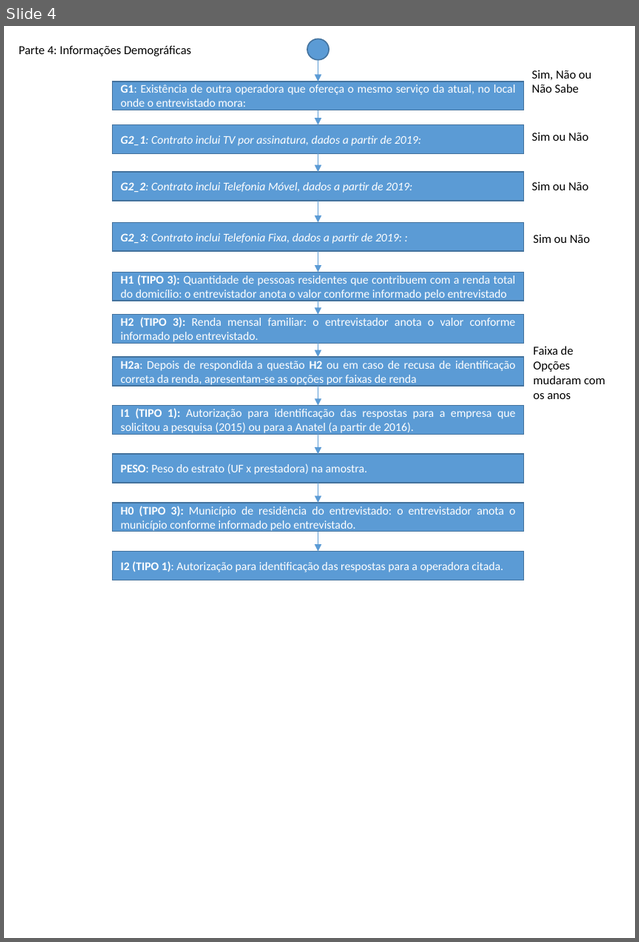
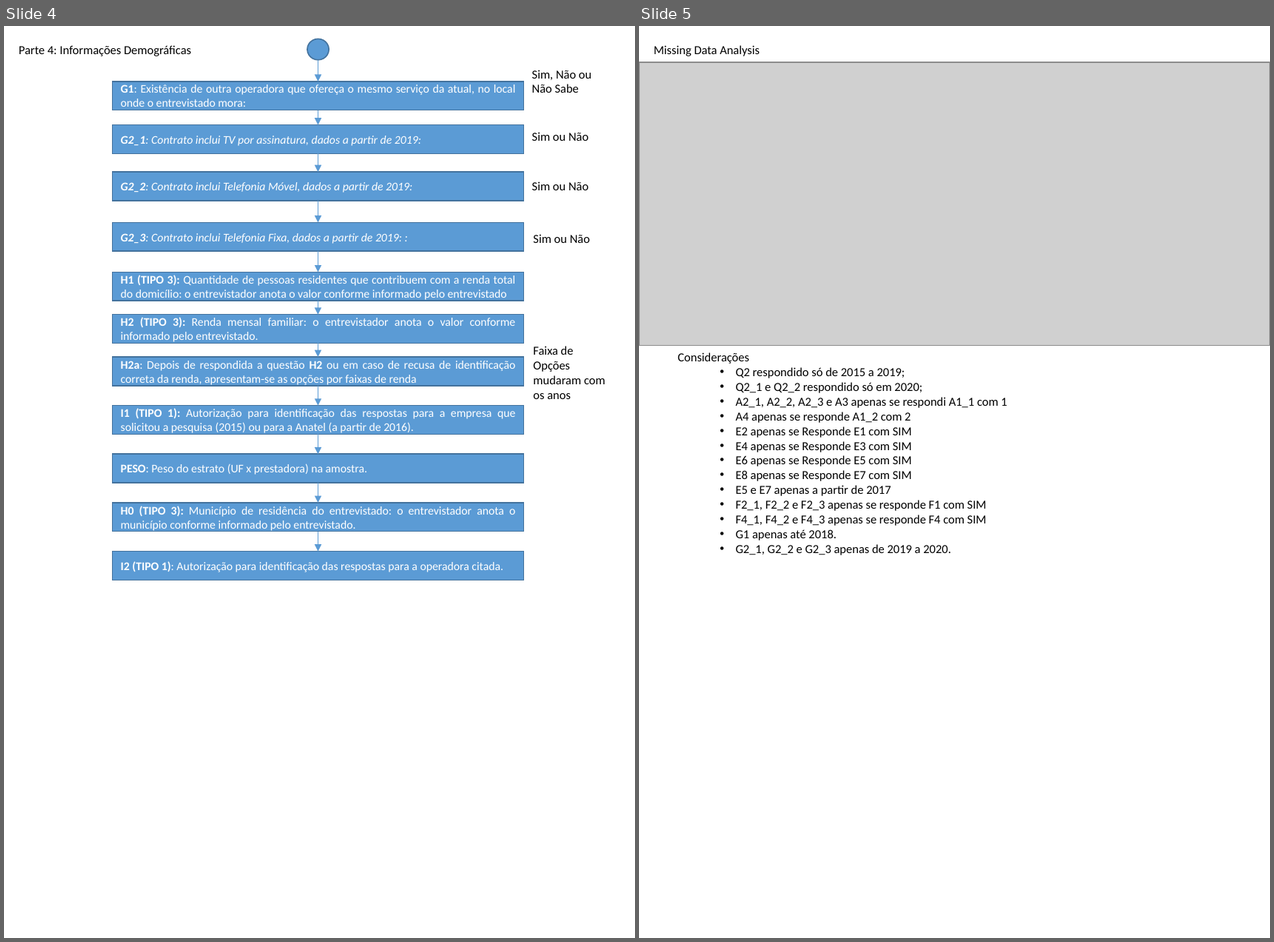
Before and after one commit to mrelero/machine-learning-anatel-database, a slide deck: Fluxo_Pesquisa.pptx. Shown side by side, each under a label of ours: slide 4 before the commit, slides 4 and 5 after it. The pictures are 639x942 and 1274x942 pixels, drawn with LibreOffice and Linux fonts; fonts in the diff are those of the drawing; grey boxes stand for pictures. Boxes give left, top, right and bottom in pixels: in the first picture for what was removed or moved away, otherwise in the second. Text is boxed around its words. In the diff, an @@ line names an element or a change of style, - is before the commit and + after.

```diff
--- a/Fluxo_Pesquisa.pptx
+++ b/Fluxo_Pesquisa.pptx
@@ slide 5 added at (x1=639, y1=26, x2=1270, y2=938), background #FFFFFF @@
@@ text added at (x1=654, y1=45, x2=760, y2=56), 10.5 pt, text #000000 @@
+Missing Data Analysis
@@ picture added at (x1=639, y1=62, x2=1270, y2=345) @@
@@ text added at (x1=677, y1=352, x2=1007, y2=555), 10.5 pt, text #000000 @@
+Considerações
+  • Q2 respondido só de 2015 a 2019;
+  • Q2_1 e Q2_2 respondido só em 2020;
+  • A2_1, A2_2, A2_3 e A3 apenas se respondi A1_1 com 1
+  • A4 apenas se responde A1_2 com 2
+  • E2 apenas se Responde E1 com SIM
+  • E4 apenas se Responde E3 com SIM
+  • E6 apenas se Responde E5 com SIM
+  • E8 apenas se Responde E7 com SIM
+  • E5 e E7 apenas a partir de 2017
+  • F2_1, F2_2 e F2_3 apenas se responde F1 com SIM
+  • F4_1, F4_2 e F4_3 apenas se responde F4 com SIM
+  • G1 apenas até 2018.
+  • G2_1, G2_2 e G2_3 apenas de 2019 a 2020.
```
Also in this commit, not shown: 6 other slides added, 1 other file.
